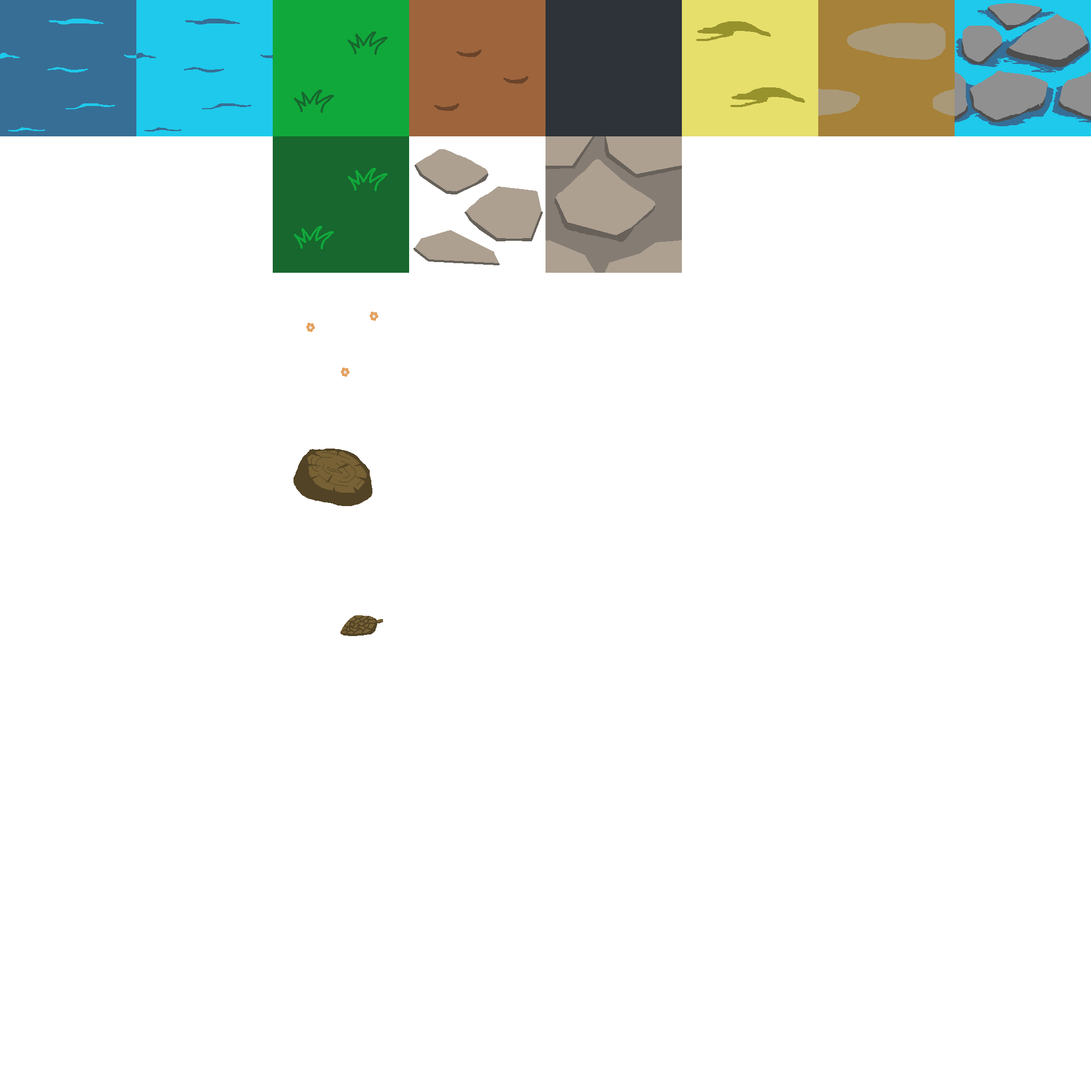
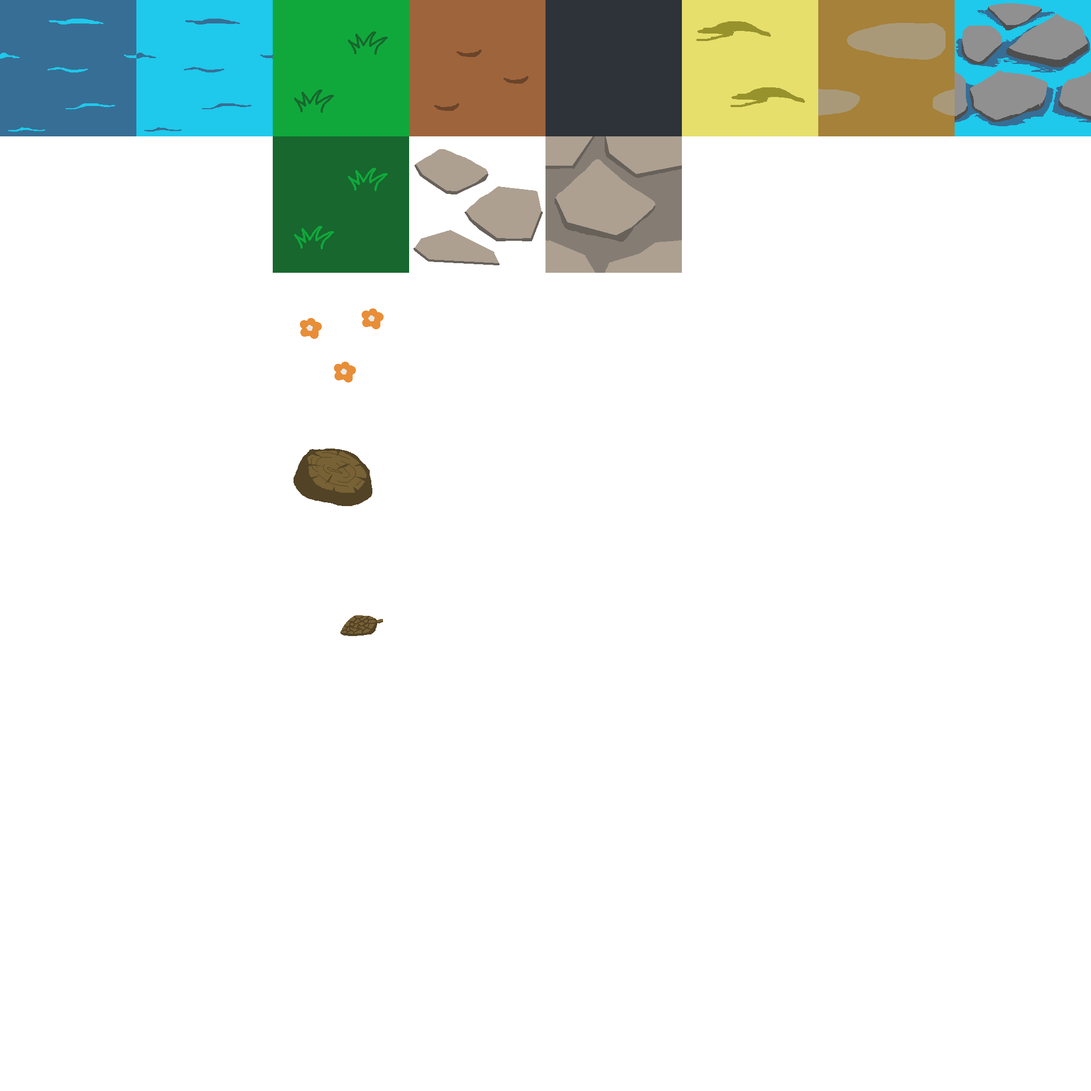
The second 1091×1091 image is a revision of the first. Changes to its layers:
painted on "Layer 5" over (x1=300, y1=308, x2=384, y2=383)
